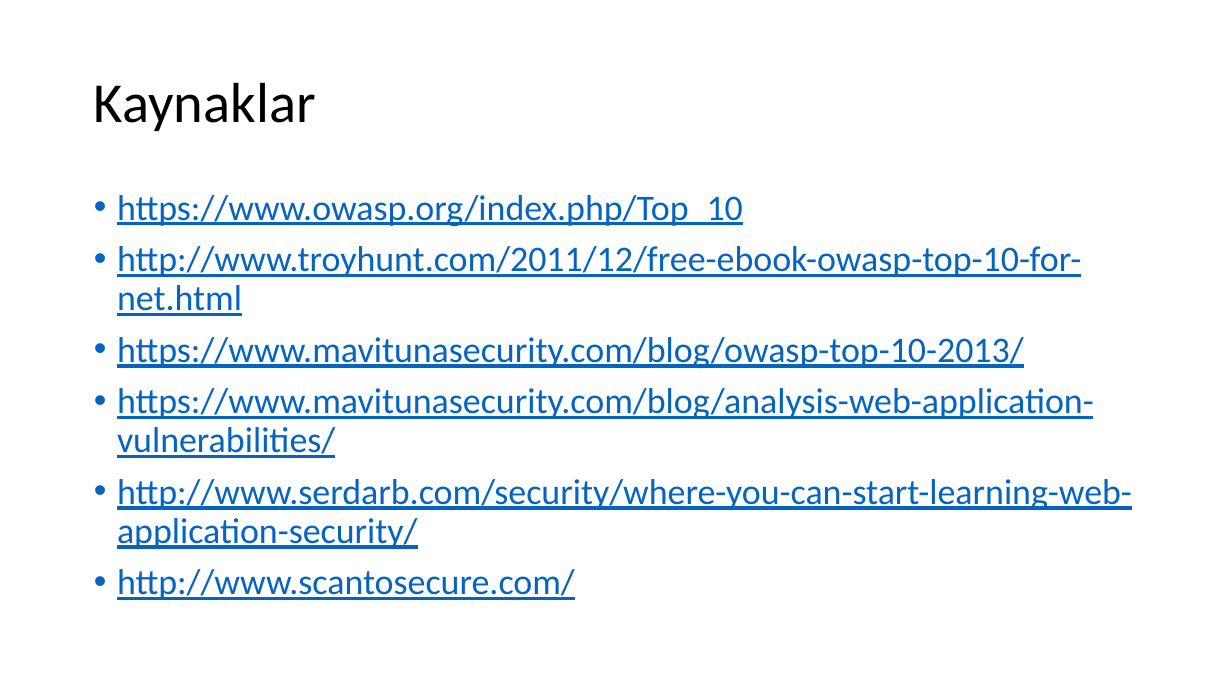
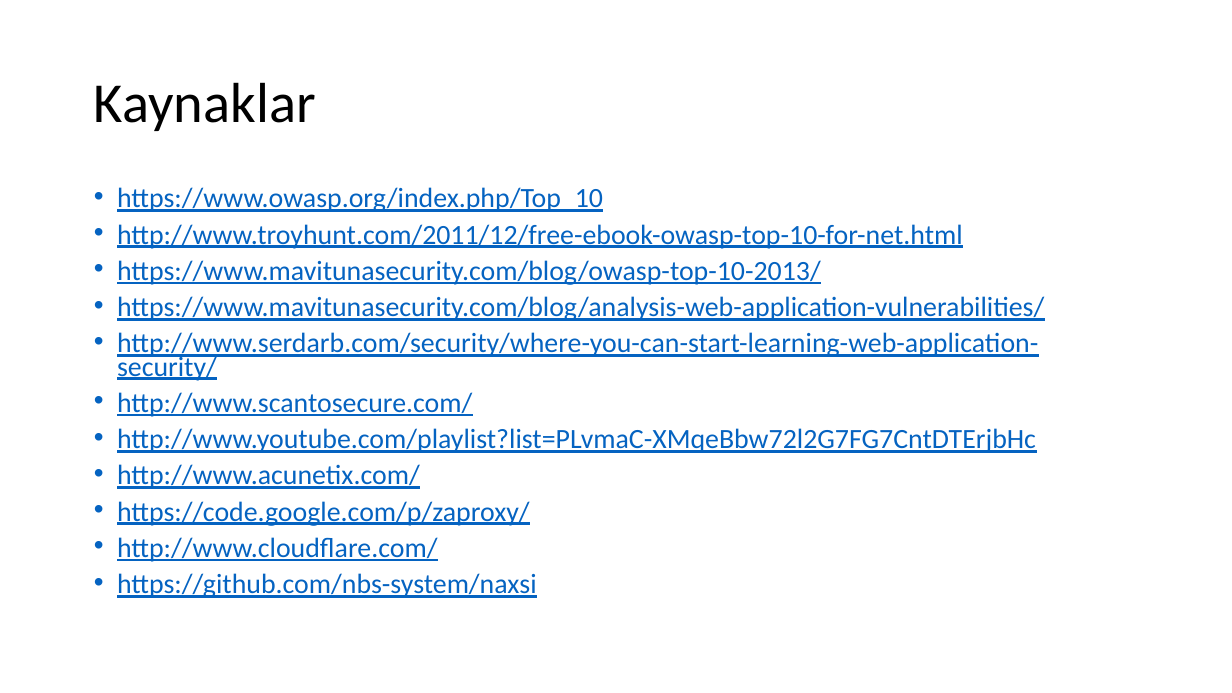
Before and after one commit to serdarb/TemelWebGuvenligi, a slide deck: slide 10 of files/Temel Web Güvenliği.pptx. Drawn at 1232x693 pixels with LibreOffice and Linux fonts; fonts in the diff are those of the drawing. Boxes give left, top, right and bottom in pixels: in the first picture for what was removed or moved away, otherwise in the second. Text is boxed around its words. In the diff, an @@ line names an element or a change of style, - is before the commit and + after.

Commit message:
ppt updated

```diff
--- a/files/Temel Web Güvenliği.pptx
+++ b/files/Temel Web Güvenliği.pptx
@@ text at <box>117,187,1044,417</box>: size 28 to 21.7 pt in "https://www.owasp.org/index.php/Top_10", "http://www.troyhunt.com/2011/12/free-ebook-owasp-top-10-for- ...", "https://www.mavitunasecurity.com/blog/owasp-top-10-2013/", "https://www.mavitunasecurity.com/blog/analysis-web-applicati ..." and 2 more places; line spacing 0.9 to 0.7 @@
@@ text at <box>117,428,1036,598</box>: paragraphs added @@
+• http://www.youtube.com/playlist?list=PLvmaC-XMqeBbw72l2G7FG7CntDTErjbHc
+• http://www.acunetix.com/
+• https://code.google.com/p/zaproxy/
+• http://www.cloudflare.com/
+• https://github.com/nbs-system/naxsi
```
Also in this commit, not shown: 7 other files.
